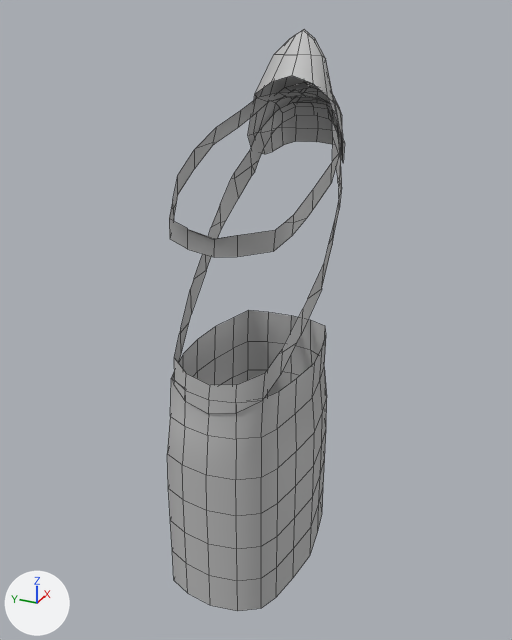
Before and after pictures for a commit that changed the FBX model Assets/Adventurers/Armor/BarbM.fbx.
One viewpoint serves both versions: a 50 mm lens placed at (-0.1285, -0.0578, 0.1785), pointed at (0.005, 0.0023, 0.1118). Lighting does not change. The marker at lower left points along +X, +Y and +Z. Mesh edges are drawn as thin lines. Where no turn or scale is listed for an object, it has been applied to the vertices.

Objects in the first picture: 'BarbShoulder', 'BarbSkirt', 'BarbStrapHigh', 'BarbStrapLow'.
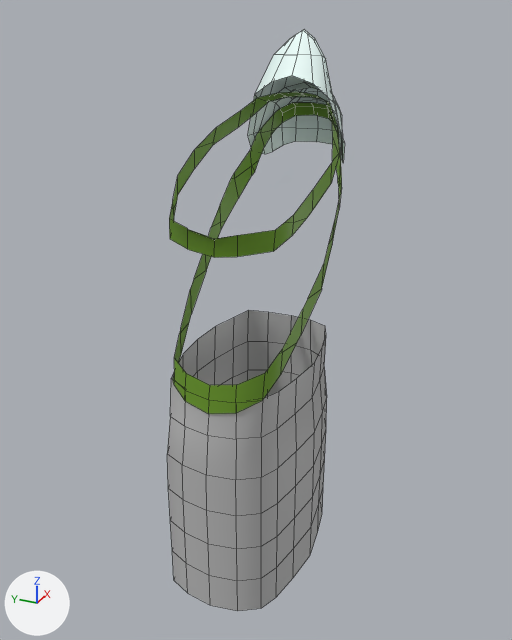
The change in detail:
Material 'BarbShoulderTex' (mat_barbshouldertex) is new.
Its base color is (0.84, 1.0, 0.969) (white #ecfffb).
Material 'BarbStrap' (mat_barbstrap) is new.
Its base color is (0.159, 0.346, 0.0221) (green #6f9f29).
me_mesh_002 has 98 vertices, 61 faces and spans x -0.0171..0.0371, y -0.0147..0.0125, z -0.0189..0.0345.
me_mesh_002 no longer uses material mat_lambert1 (grey #bcbcbc).
me_mesh_002 now uses material mat_barbstrap (green #6f9f29).
me_mesh_003 has 66 vertices, 38 faces and spans x -0.0158..0.0313, y -0.0149..0.0149, z -0.0082..0.016.
me_mesh_003 no longer uses material mat_lambert1 (grey #bcbcbc).
me_mesh_003 now uses material mat_barbstrap (green #6f9f29).
me_mesh has 95 vertices, 84 faces and spans x 0.0169..0.037, y -0.0123..0.0107, z 0.1492..0.1767.
me_mesh no longer uses material mat_lambert1 (grey #bcbcbc).
me_mesh now uses material mat_barbshouldertex (white #ecfffb).

Changed parts and their boxes (x1, y1, x2, y2) in the pictures (512 x 640 px):
'BarbStrapLow', recoloured (grey to green): (173, 102, 342, 414) in both
'BarbShoulder', recoloured (grey to white): (248, 29, 345, 162) in both
'BarbStrapHigh', recoloured (grey to green): (169, 92, 340, 257) in both
